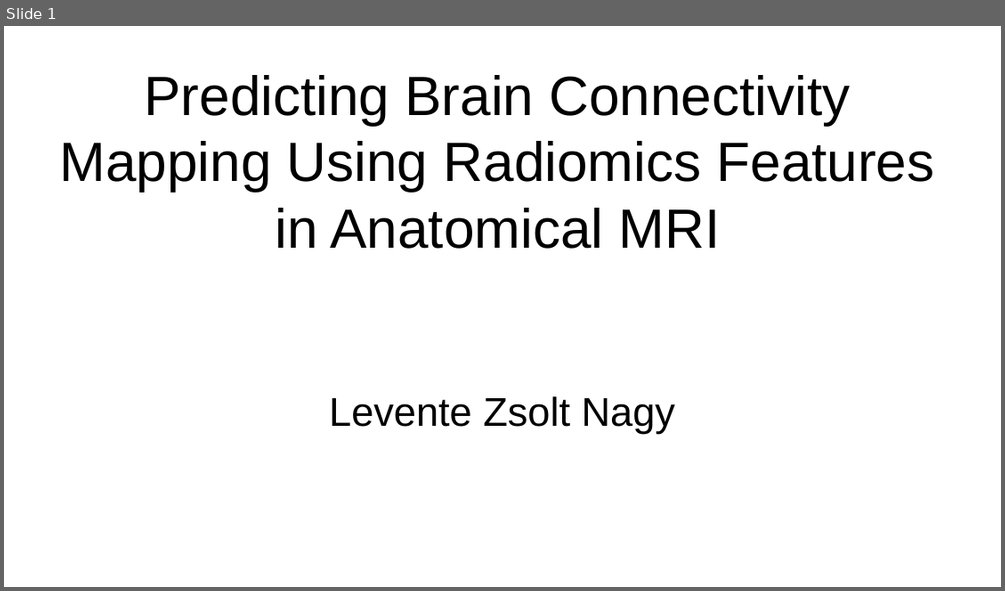
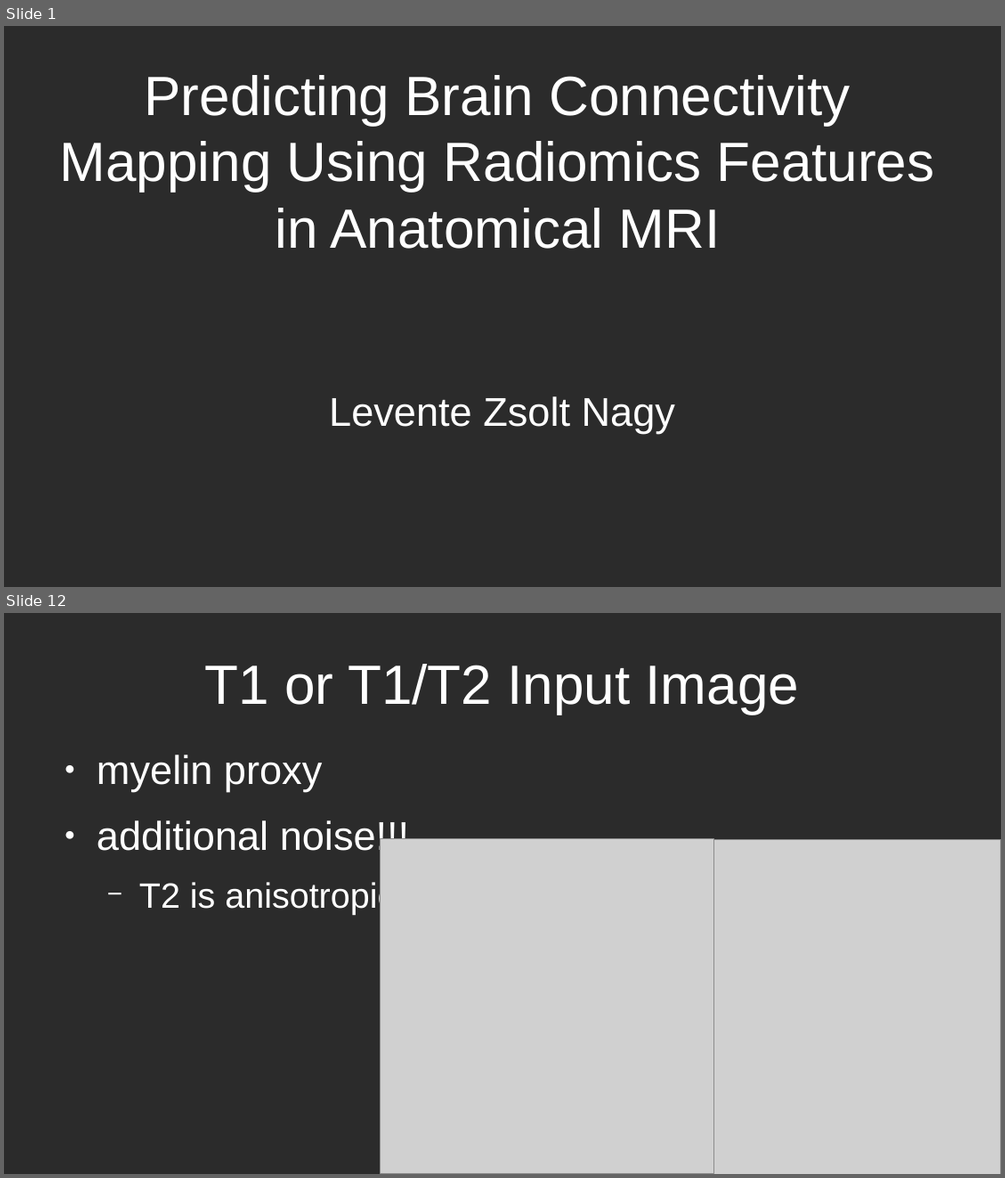
Before and after one commit to nlevi-dev/UPC-MasterThesis, a slide deck: Presentation.odp. Shown one above the other, each under a label of ours: slide 1 before the commit, slides 1 and 12 after it; the slides between them are not shown. The pictures are 1005x591 and 1005x1178 pixels, drawn with LibreOffice and Linux fonts; fonts in the diff are those of the drawing; grey boxes stand for pictures; background and template pictures are left out; a plain dark background stands for a picture behind light text. Boxes give left, top, right and bottom in pixels: in the first picture for what was removed or moved away, otherwise in the second. Text is boxed around its words. In the diff, an @@ line names an element or a change of style, - is before the commit and + after.

```diff
--- a/Presentation.odp
+++ b/Presentation.odp
@@ slide 12 added at (x1=4, y1=613, x2=1001, y2=1174), background picture (left out) @@
@@ title added at (x1=204, y1=664, x2=799, y2=714), 44 pt, text #FFFFFF @@
+T1 or T1/T2 Input Image
@@ text added at (x1=97, y1=755, x2=409, y2=915), 32 pt, text #FFFFFF @@
+● myelin proxy
+● additional noise!!!
+  − T2 is anisotropic
@@ picture added at (x1=380, y1=839, x2=714, y2=1174) @@
@@ picture added at (x1=714, y1=840, x2=1001, y2=1174) @@
@@ slide 1 changed as well @@
@@ background #FFFFFF to picture (left out) @@
@@ title "Predicting Brain Connectivity Mapping Using ..." at (x1=60, y1=75, x2=935, y2=248): text colour #000000 to #FFFFFF @@
@@ subtitle "Levente Zsolt Nagy" at (x1=329, y1=396, x2=675, y2=434): text colour #000000 to #FFFFFF @@
```
Also in this commit, not shown: 24 other slides added, 1 slide removed.
